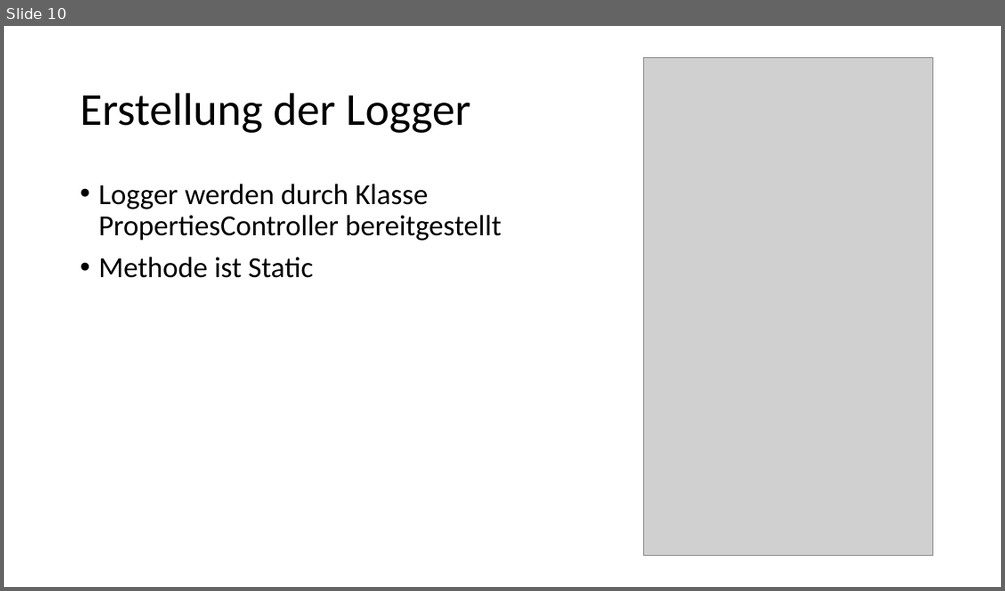
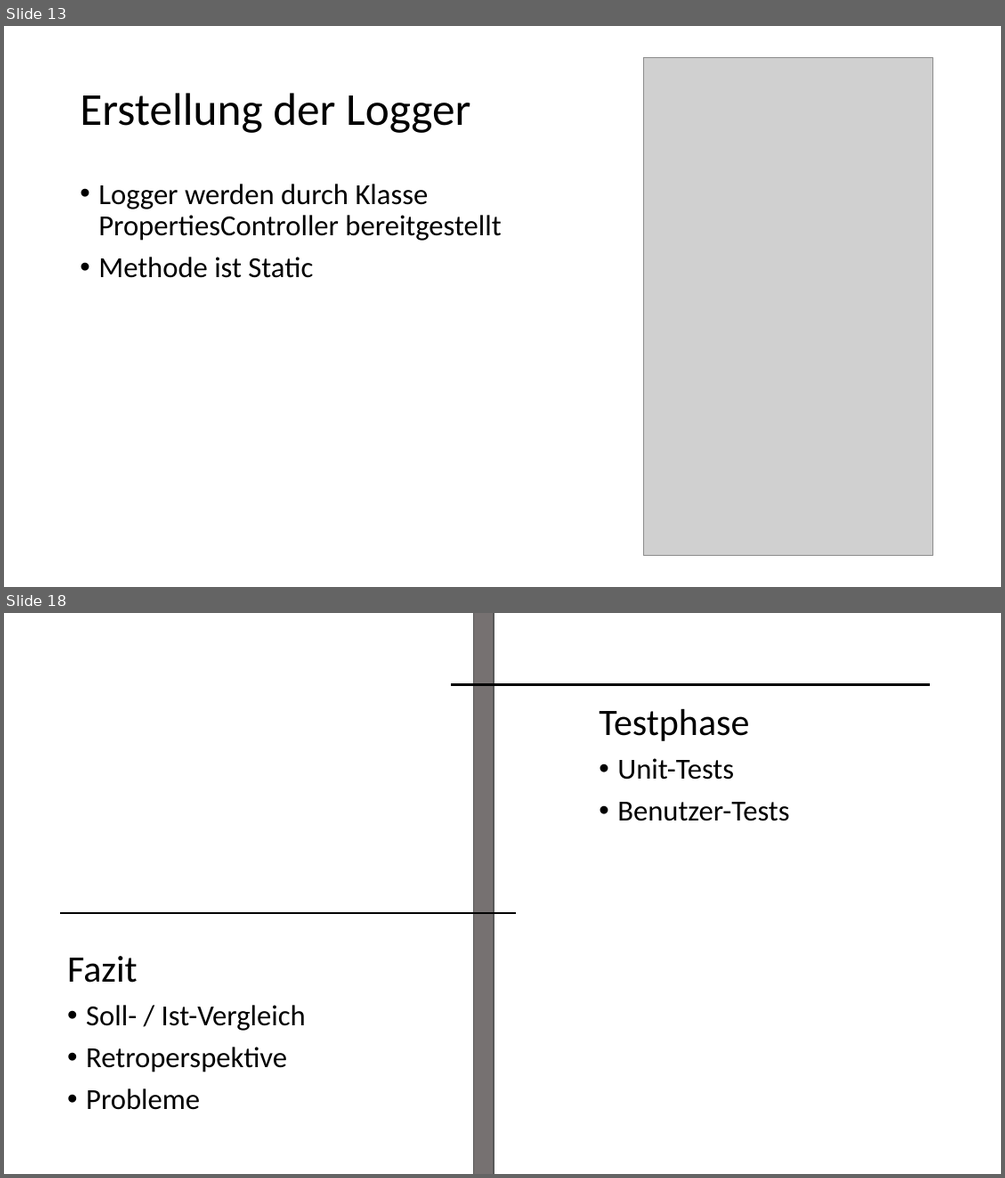
Before and after one commit to Menschomat/fancyYooloo, a slide deck: docs/Dokumentation/luzius/luzius.pptx. Shown one above the other, each under a label of ours: slide 10 before the commit, slides 13 and 18 after it; the slides between them are not shown. The pictures are 1005x591 and 1005x1178 pixels, drawn with LibreOffice and Linux fonts; fonts in the diff are those of the drawing; grey boxes stand for pictures. Boxes give left, top, right and bottom in pixels: in the first picture for what was removed or moved away, otherwise in the second. Text is boxed around its words. In the diff, an @@ line names an element or a change of style, - is before the commit and + after.

```diff
--- a/docs/Dokumentation/luzius/luzius.pptx
+++ b/docs/Dokumentation/luzius/luzius.pptx
@@ slide 18 added at box(4, 613, 1001, 1174), background #FFFFFF @@
@@ rectangle added at box(474, 613, 494, 1174), fill #767171, outline #595959 1 pt @@
@@ line added from (451, 685) to (930, 685), #000000 2.25 pt @@
@@ text added at box(599, 709, 789, 821), 28 pt, text #000000 @@
+Testphase
+• Unit-Tests
+• Benutzer-Tests
@@ line added from (60, 913) to (517, 913), #000000 2.25 pt @@
@@ text added at box(67, 956, 306, 1110), 28 pt, text #000000 @@
+Fazit
+• Soll- / Ist-Vergleich
+• Retroperspektive
+• Probleme
@@ what was slide 10 is now slide 13 @@
```
Also in this commit, not shown: 7 other slides added, 5 other files.
